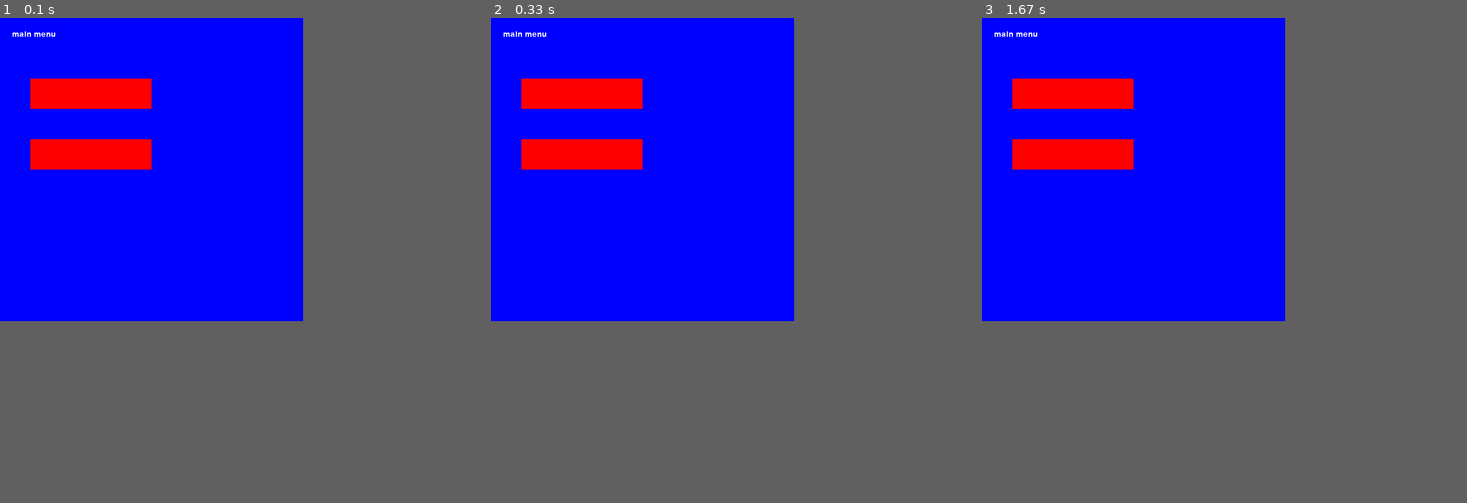
Above: before the commit, frames 1-3 (left to right).
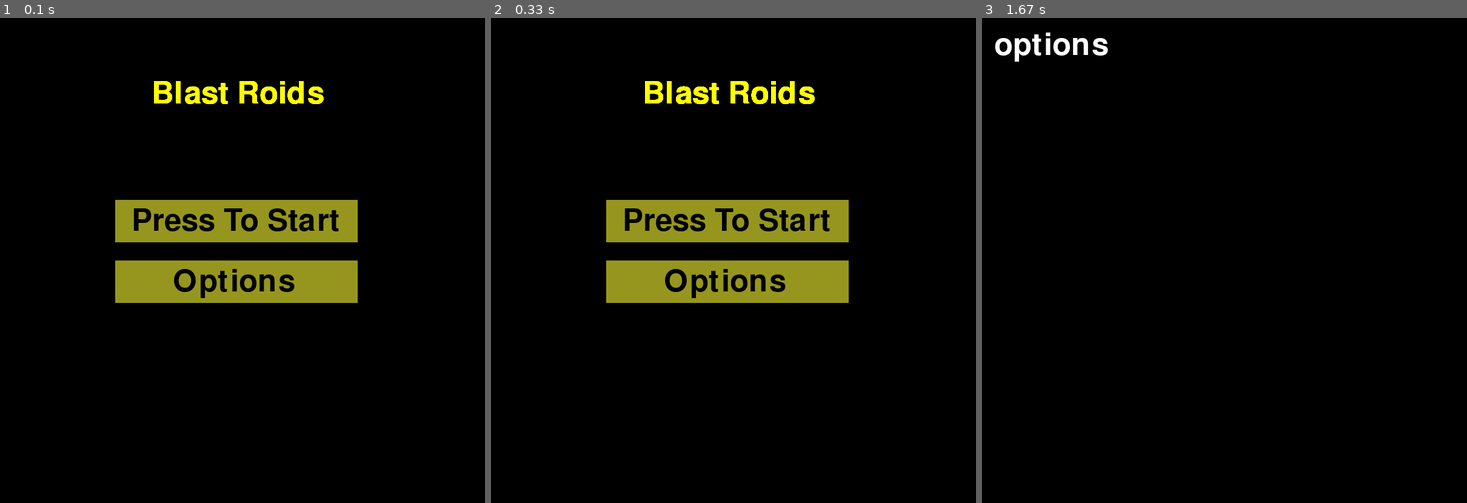
Above: after the commit, the same moments.

Repository: mrmastercat604me/pygame_project
Game: pygame game, started from startmenu.py
Two runs of this game, one before a commit and one after it. Both use one fixed random seed, a clock stepped at 60 frames per second and the inputs below.
Inputs (mouse positions are in pixels of both pictures, inside the frame that each line leads up to):
- Up to frame 1 (0.1 s): no input
- Up to frame 2 (0.33 s): no input
- Up to frame 3 (1.67 s): click (1224, 260) at 0.38 s
In our replay, the window is 500x500 before the commit and 800x800 after it. These sizes can differ from the game's own. Grey fills any space a smaller window leaves; there, only what the larger window draws over its background counts as a difference.

The runs differ from the first frame. In frame 1, 41% of the frame differs, in the area x 0-74%, y 0-63%; in frame 2, 41%; in frame 3, 39%.

Commit message:
hello fixed it up and made it look a little nicer

Diff:
--- a/startmenu.py
+++ b/startmenu.py
@@ -1,12 +1,13 @@
-import pygame, sys
+from ast import Delete
+import pygame, sys, time
 
 mainClock = pygame.time.Clock()
 from pygame.locals import *
 pygame.init()
 pygame.display.set_caption('game base')
-screen = pygame.display.set_mode((500,500),0,32)
+screen = pygame.display.set_mode((800,800),0,32)
 
-font = pygame.font.SysFont(None, 20)
+font = pygame.font.SysFont(None, 75)
 
 def draw_text(text, font, color, surface, x,y):
     textobj = font.render(text, 1, color)
@@ -14,27 +15,35 @@
     textrect.topleft = (x, y)
     surface.blit(textobj, textrect)\
 
+def rgbcoolkidsclub():
+    running = True
+    while running:
+        draw_text('Blast Roids',font, (255, 255, 0), screen, 265, 100)
+        #Delete
+        #draw_text('Blast Roids',font, (0, 255, 255), screen, 265, 100)
+
+
 click = False
 
 def main_menu():
     while True:
-
-        screen.fill((0,0,255))
-        draw_text('main menu',font, (255, 255, 255), screen, 20, 20)
+        draw_text('Blast Roids',font, (255, 255, 0), screen, 250, 100)
 
         mx, my = pygame.mouse.get_pos()
 
-        button_1 = pygame.Rect(50, 100, 200, 50)
-        button_2 = pygame.Rect(50, 200, 200, 50)
+        button_1 = pygame.Rect(190, 300, 400, 70)
+        button_2 = pygame.Rect(190, 400, 400, 70)
         if button_1.collidepoint((mx, my)):
             if click:
                 game()
         if button_2.collidepoint((mx, my)):
             if click:
                 options()
-        pygame.draw.rect(screen, (255, 0, 0), button_1)
-        pygame.draw.rect(screen, (255, 0, 0), button_2)
+        pygame.draw.rect(screen, (150, 150, 30), button_1)
+        pygame.draw.rect(screen, (150, 150, 30), button_2)
         click = False
+        draw_text('Press To Start',font, (0, 0, 0), screen, 217, 310)
+        draw_text('Options',font, (0, 0, 0), screen, 285, 410)
         for event in pygame.event.get():
             if event.type == QUIT:
                 pygame.quit()
